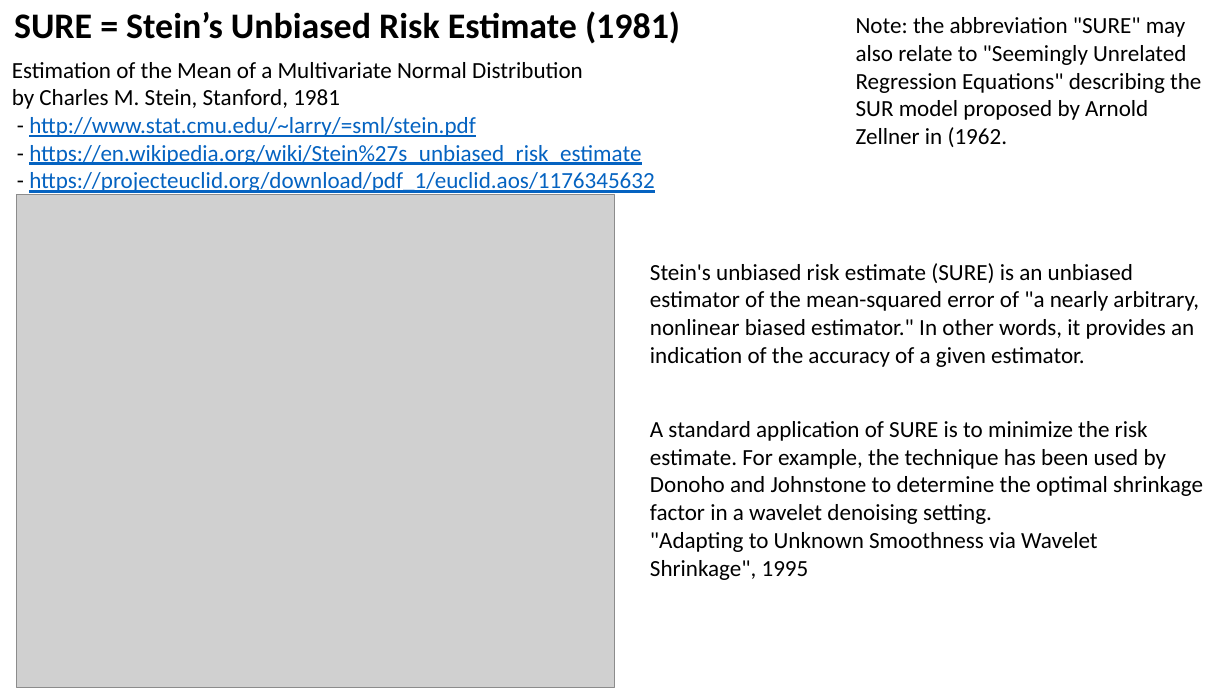
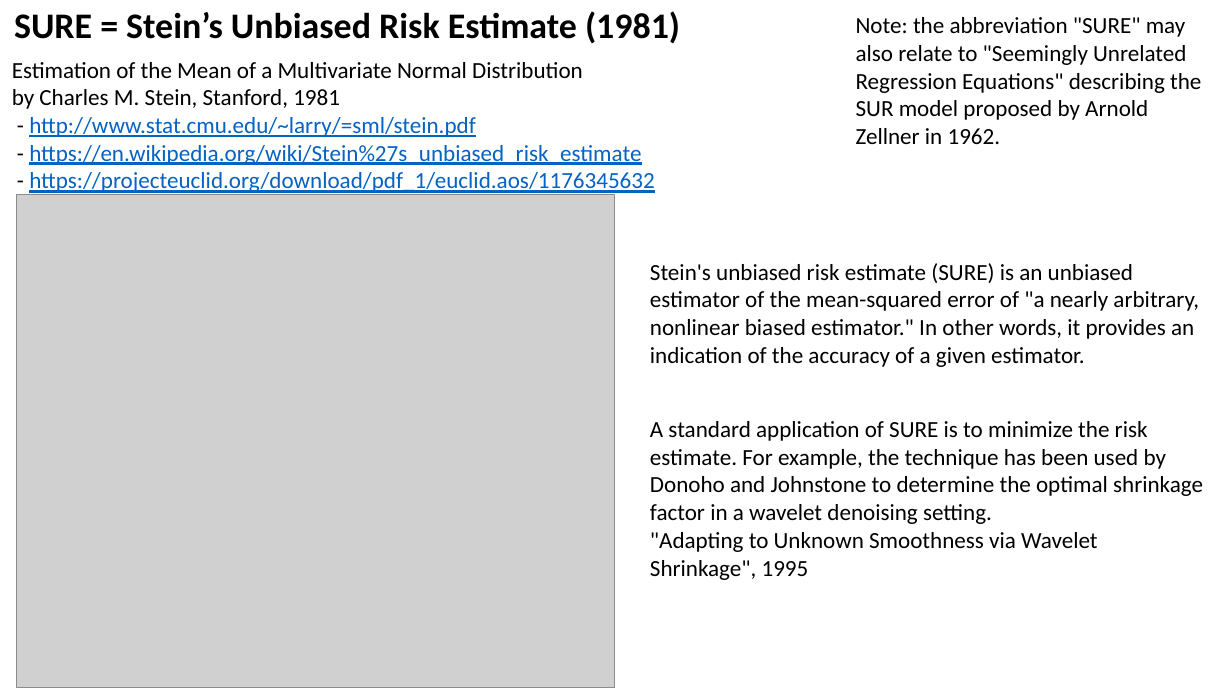
Before and after one commit to lselector/ml_ai_doc, a slide deck: slide 5 of Stein_Estimator.pptx. Drawn at 1232x693 pixels with LibreOffice and Linux fonts; fonts in the diff are those of the drawing; grey boxes stand for pictures. Boxes give left, top, right and bottom in pixels: in the first picture for what was removed or moved away, otherwise in the second. Text is boxed around its words. In the diff, an @@ line names an element or a change of style, - is before the commit and + after.

```diff
--- a/Stein_Estimator.pptx
+++ b/Stein_Estimator.pptx
@@ text at (x1=856, y1=17, x2=1201, y2=144): text changed @@
-Note: the abbreviation "SURE" may also relate to "Seemingly Unrelated Regression Equations" describing the SUR model proposed by Arnold Zellner in (1962.
+Note: the abbreviation "SURE" may also relate to "Seemingly Unrelated Regression Equations" describing the SUR model proposed by Arnold Zellner in 1962.
```
Also in this commit, not shown: 1 other slide changed, 1 other file.
